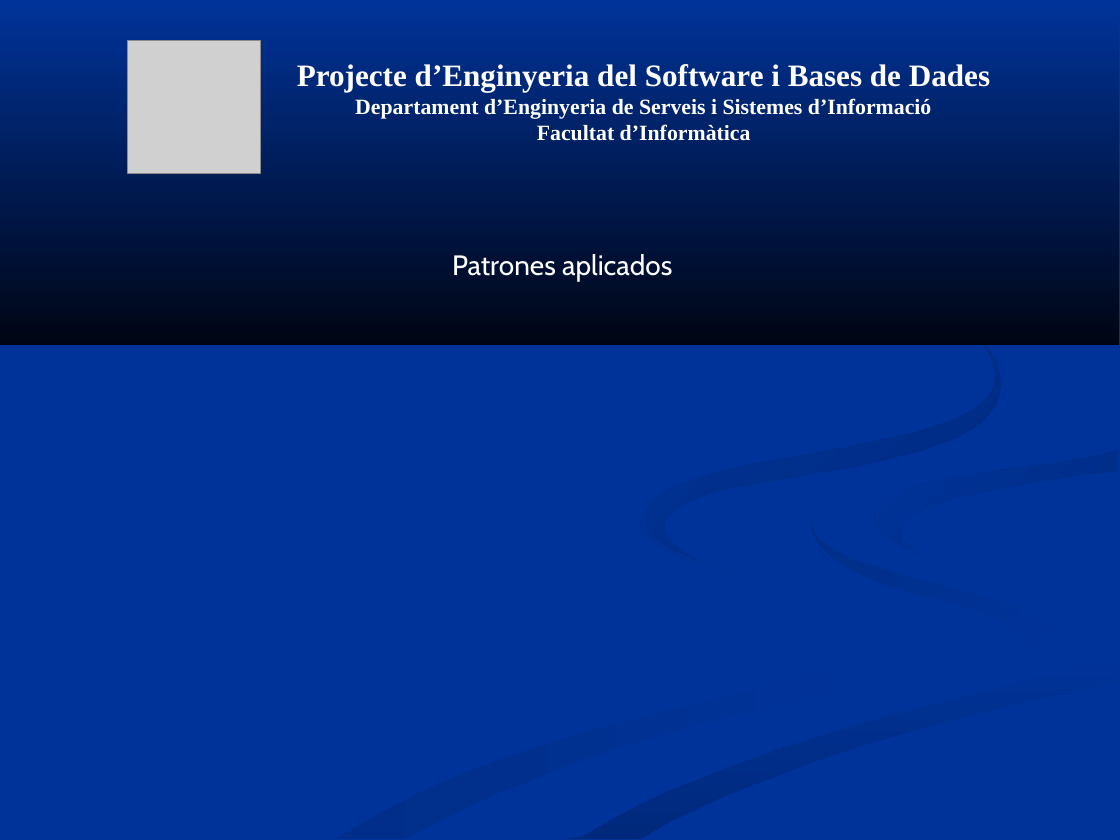
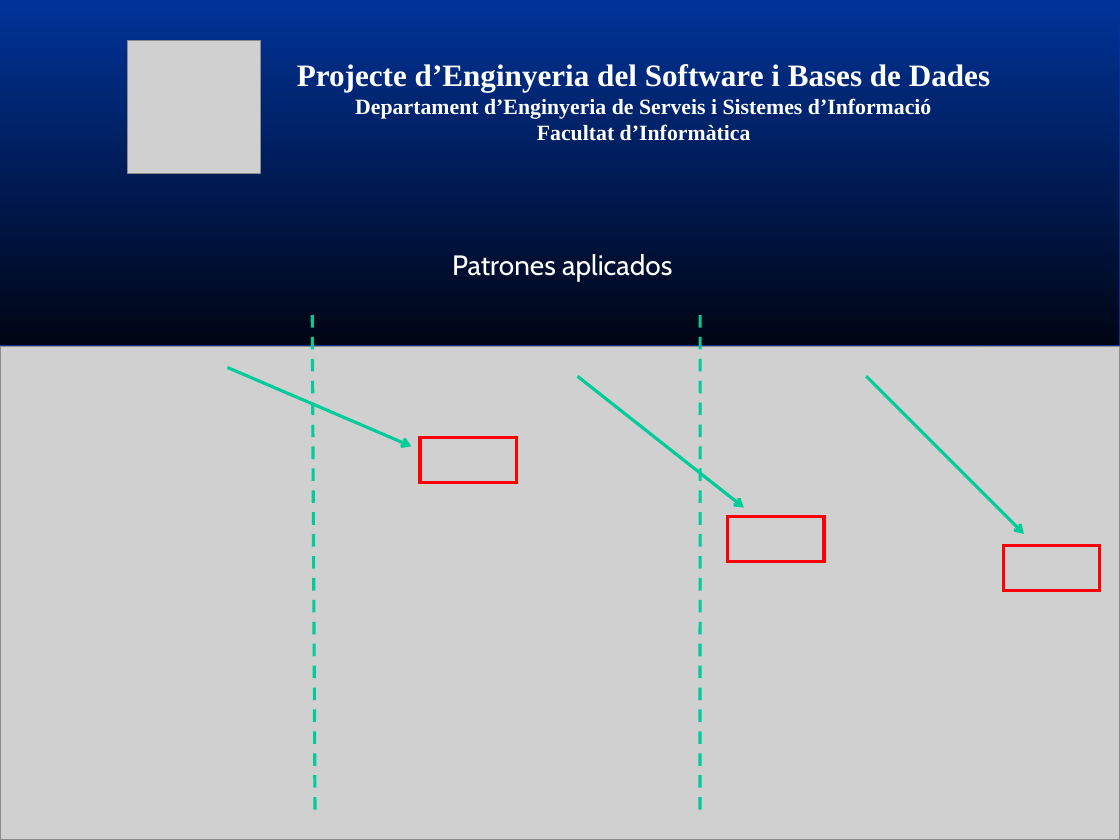
Before and after one commit to mvm9289/escfib, a slide deck: slide 16 of 0910Q2-08-E-1.0-Presentacion.ppt (slide 15 before the commit). Drawn at 1120x840 pixels with LibreOffice and Linux fonts; fonts in the diff are those of the drawing; grey boxes stand for pictures. Boxes give left, top, right and bottom in pixels: in the first picture for what was removed or moved away, otherwise in the second. Text is boxed around its words. In the diff, an @@ line names an element or a change of style, - is before the commit and + after.

```diff
--- a/0910Q2-08-E-1.0-Presentacion.ppt
+++ b/0910Q2-08-E-1.0-Presentacion.ppt
@@ outline redrawn in 5 elements at bbox=[336, 514, 896, 839], bbox=[563, 651, 1117, 839], bbox=[534, 433, 1119, 839], bbox=[0, 0, 1119, 345], bbox=[645, 261, 1000, 560] @@
@@ line added from (312, 315) to (315, 814), #00CC99 2.01 pt dashed @@
@@ line added from (700, 315) to (700, 814), #00CC99 2.01 pt dashed @@
@@ picture added at bbox=[0, 347, 1120, 840] @@
@@ arrow added from (227, 367) to (411, 446), #00CC99 2.01 pt @@
@@ arrow added from (578, 376) to (744, 507), #00CC99 2.01 pt @@
@@ arrow added from (866, 376) to (1024, 534), #00CC99 2.01 pt @@
@@ rectangle added at bbox=[420, 438, 516, 483], outline #FF0000 2.01 pt @@
@@ freeform shape removed at bbox=[875, 450, 1117, 556] @@
@@ rectangle added at bbox=[728, 516, 824, 561], outline #FF0000 2.01 pt @@
@@ freeform shape removed at bbox=[811, 520, 1055, 678] @@
@@ rectangle added at bbox=[1004, 545, 1100, 590], outline #FF0000 2.01 pt @@
```
Also in this commit, not shown: 20 other slides changed, 1 slide added.
